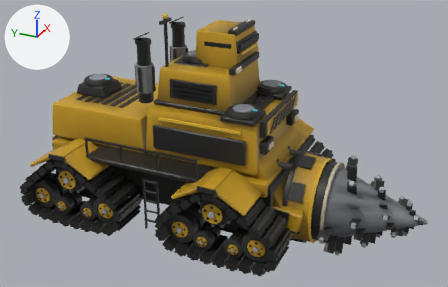
What one commit did to the glTF model assets/vehicles/ex_crawler_8.glb.
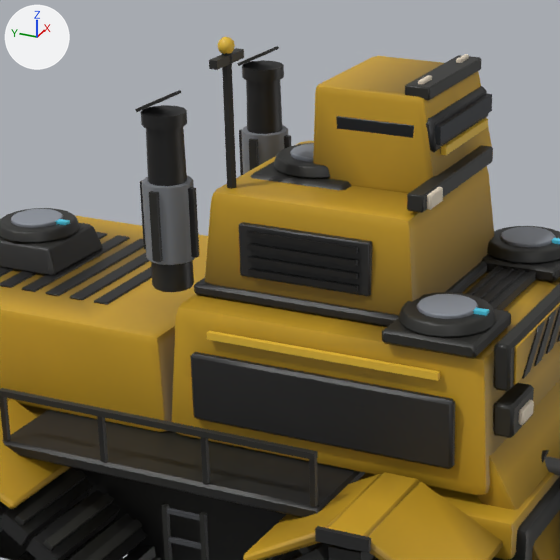
The first picture shows the older version from a 50 mm lens placed at (-22.18, -11.9, 14.23), pointed at (-0.47, -2.13, 3.37). The close-ups show the older and then the newer version on the part from 19% to 63% of the width and 0% to 69% of the height of that picture. Only the edits that show in the close-ups are written down. The lights are fixed; the arrows at upper left show +X, +Y and +Z. Where no turn or scale is listed for an object, it has been applied to the vertices. Vertices at exactly the same position are counted once.
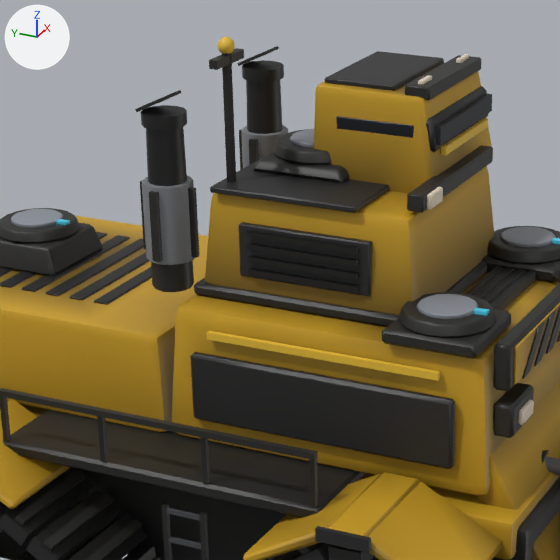
Boxes [x1, y1, x2, y2] around the edits, measured in the close-ups (560 x 560 px; the box of a moved part takes in the faces that stretch with it):
'Mesh_18', moved (not visible afterwards)
    before: [34, 534, 123, 560]
part 1 of me_mesh_0, moved or reshaped
    before: [274, 143, 330, 179]
    after: [274, 129, 332, 164]
part 2 of me_mesh_0, added
    after: [210, 153, 389, 213]
part 3 of me_mesh_0, added
    after: [325, 51, 444, 91]
part 4 of me_mesh_0, added
    after: [253, 152, 350, 183]
part 5 of me_mesh_0, deleted
    before: [250, 162, 352, 190]
part 6 of me_mesh_0, moved or reshaped
    before: [290, 143, 314, 162]
    after: [290, 129, 314, 148]
part 7 of me_mesh_0, recoloured (darker)
    before: [212, 56, 444, 228]
    after: [212, 63, 444, 228]

What the commit changed:
me_mesh_0 is used by ob_mesh_0; location (-4.34, 5.93, -1.95).
me_mesh_0 had 8003 vertices, 14488 faces and spanned x 0.0..8.68, y -12.36..0.0, z 1.39..10.78.
me_mesh_0 now has 8077 vertices, 14628 faces and spans x 0.0..8.68, y -12.36..0.0, z 1.39..10.78.
me_mesh_0 part 1: the loose piece of 80 vertices spanning x 3.68..5.0, y -7.33..-6.01, z 8.7..8.89 is moved by (0.0, 0.0, 0.21).
me_mesh_0 part 2: a new loose piece of 42 vertices spanning x 2.73..5.34, y -8.02..-5.76, z 8.64..8.74, in mat_trim.
me_mesh_0 part 3: a new loose piece of 32 vertices spanning x 4.08..5.86, y -7.99..-6.9, z 10.0..10.09, in mat_trim.
me_mesh_0 part 4: a new loose piece of 24 vertices spanning x 3.61..5.07, y -7.4..-5.94, z 8.74..8.92, in mat_dark.
me_mesh_0 part 5: the loose piece of 24 vertices spanning x 3.58..5.1, y -7.43..-5.91, z 8.52..8.7 is deleted.
me_mesh_0 part 6: 55 vertices moved from x 3.92..4.75, y -7.09..-6.25, z 8.71..8.93 to x 3.92..4.75, y -7.09..-6.25, z 8.93..9.15; 9 vertices removed from x 3.94..4.7, y -7.07..-6.3, z 8.71; 9 vertices added at x 3.94..4.73, y -7.07..-6.39, z 9.15.
me_mesh_0 part 7: 804 kept faces spanning x 0.05..8.62, y -12.27..-0.41, z 1.43..10.02 get new vertex colours.
Other edits to the shape of me_mesh_0 do not show in these pictures.
Object 'Mesh_18' (ob_mesh_18) moves from (-7.69, 7.67, -0.97) to (-0.98, 8.62, -1.29).
